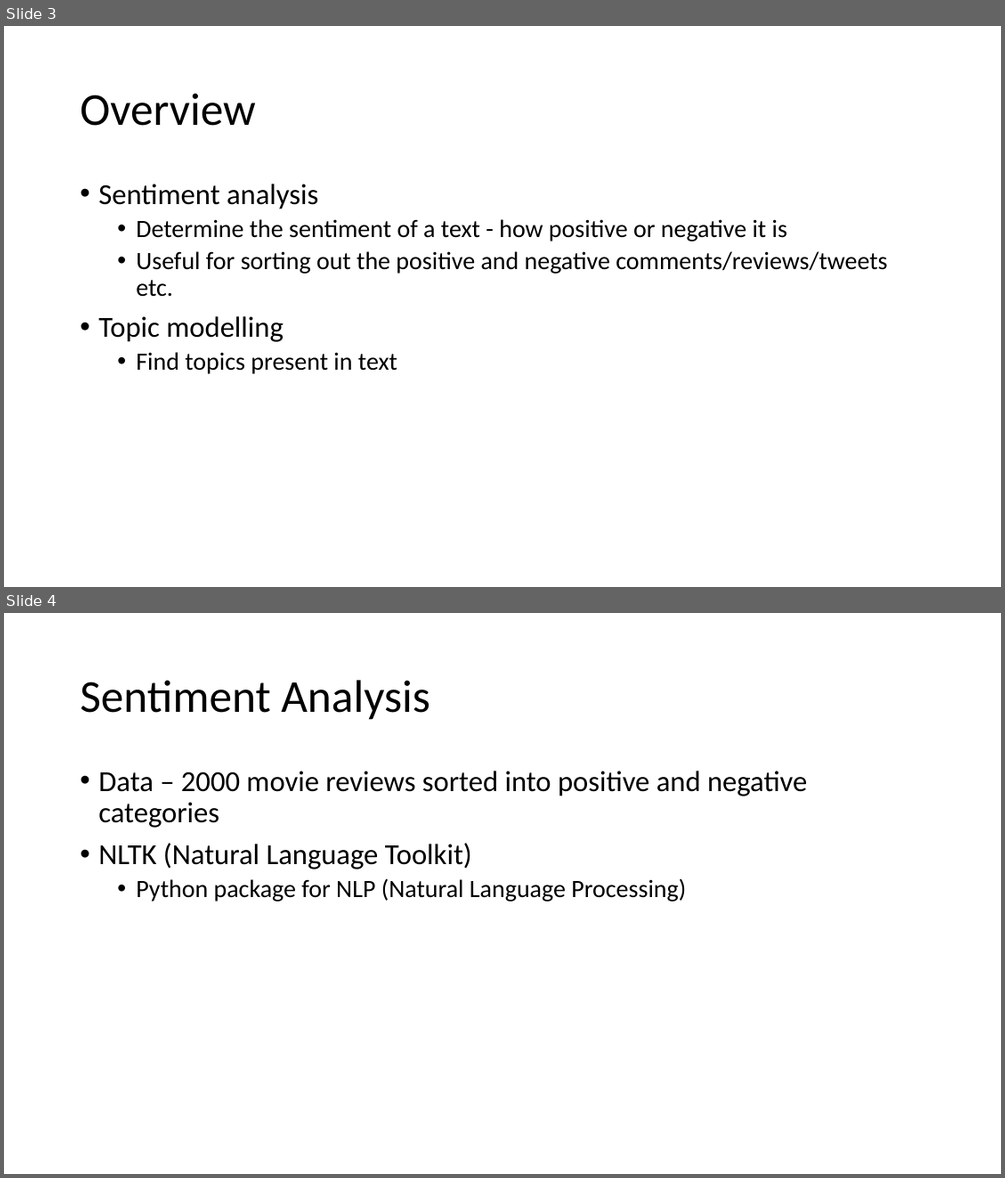
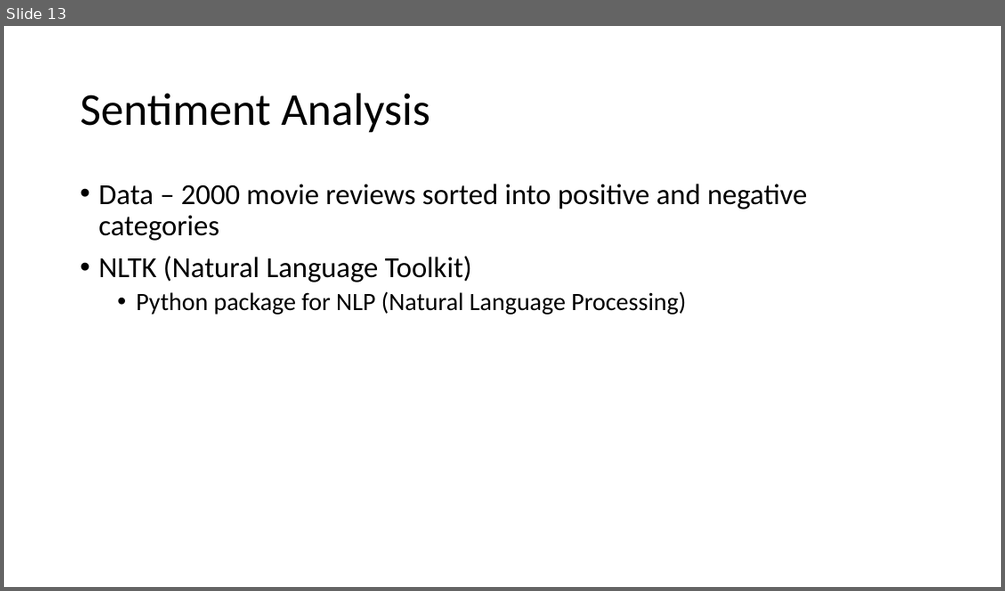
Before and after one commit to theresa-leehq/text-analysis-draft, a slide deck: Text Analysis in Python.pptx. Shown one above the other, each under a label of ours: slides 3 and 4 before the commit, slide 13 after it. The pictures are 1005x1178 and 1005x591 pixels, drawn with LibreOffice and Linux fonts; fonts in the diff are those of the drawing. Boxes give left, top, right and bottom in pixels: in the first picture for what was removed or moved away, otherwise in the second. Text is boxed around its words. In the diff, an @@ line names an element or a change of style, - is before the commit and + after.

Commit message:
Add files via upload
Removed topic modelling, updated Powerpoint slides, added more data.

```diff
--- a/Text Analysis in Python.pptx
+++ b/Text Analysis in Python.pptx
@@ slide 3 removed at [4,26,1001,587], background #FFFFFF @@
@@ title removed at [80,93,255,126] @@
-Overview
@@ text removed at [98,184,887,374] @@
-• Sentiment analysis
-  • Determine the sentiment of a text - how positive or negative it is
-  • Useful for sorting out the positive and negative comments/reviews/tweets etc.
-• Topic modelling
-  • Find topics present in text
@@ what was slide 4 is now slide 13 @@
```
Also in this commit, not shown: 4 slides changed, 26 slides added, 3 other slides removed, 2 other files.
